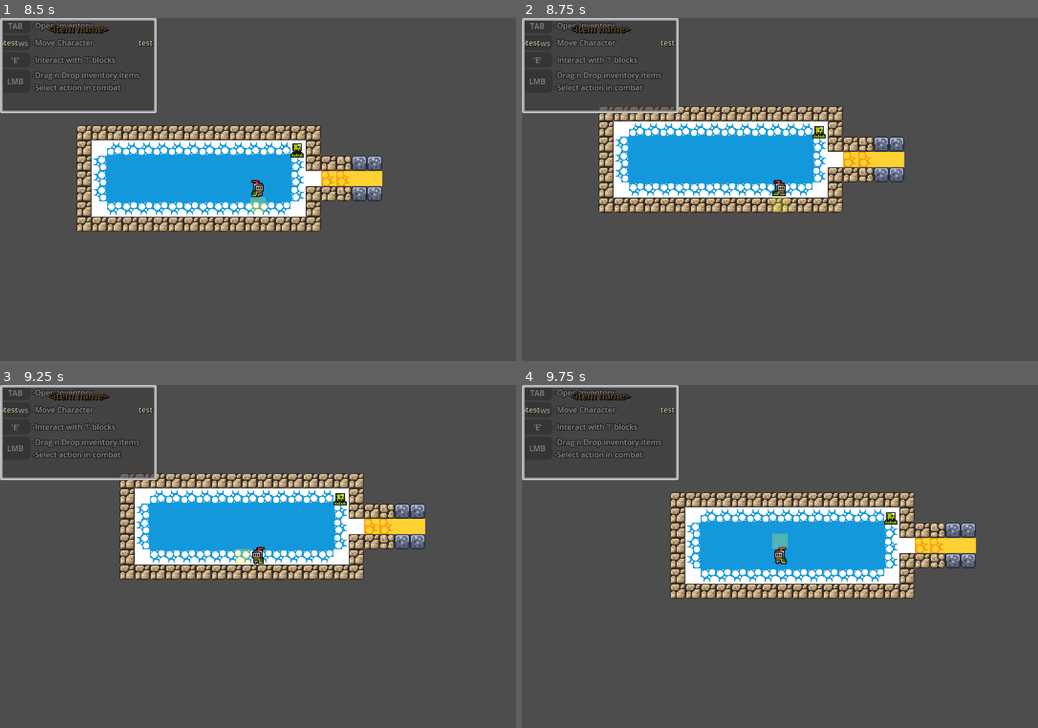
Above: before the commit, frames 1-4 (two rows, left to right).
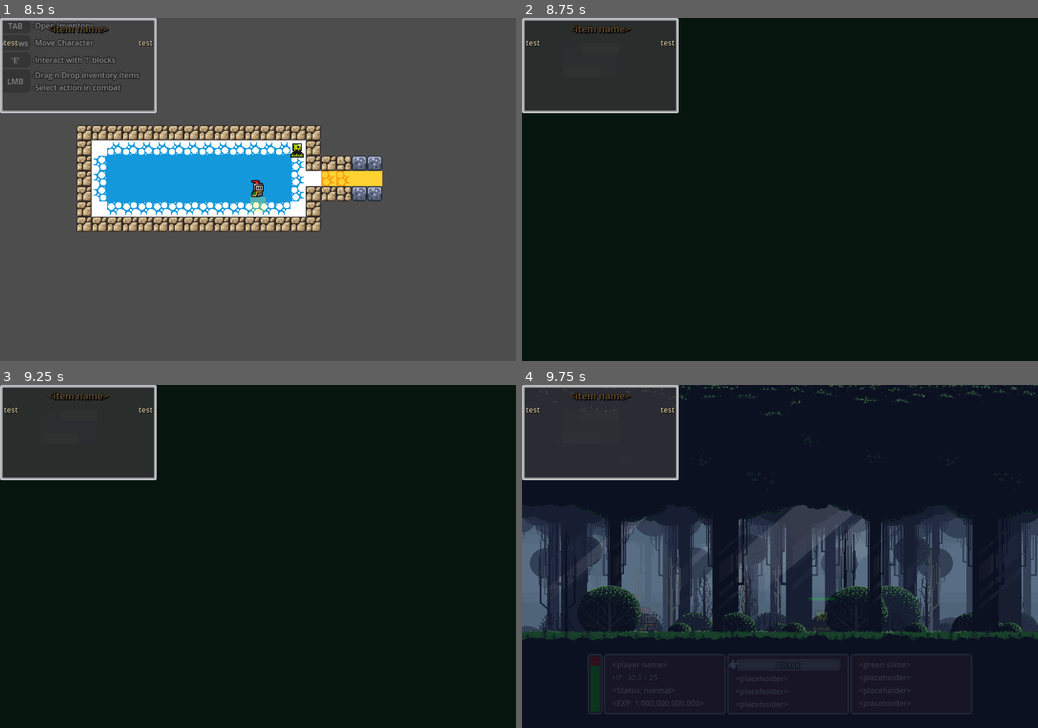
Above: after the commit, the same moments.

Repository: JosiahKey/new-beginnings-version-0.1.0
Game: Godot game, scene res://Scenes/main.tscn
Same seed, same stepped clock (60 frames per second), same inputs: the game is played once before the commit and once after it.
Inputs (mouse positions are in pixels of both pictures, inside the frame that each line leads up to):
- Up to frame 1 (8.5 s): tap Enter at 0.5 s; move the mouse to (371, 172) at 0.52 s; hold Right (ui_right) 0.53-1.28 s; hold E (Interact) 0.53-1.28 s; move the mouse to (154, 206) at 1.27 s; hold Down (ui_down) 1.28-2.03 s; tap E (Interact) every 1.5 s from 1.35 to 7.35 s; move the mouse to (309, 114) at 2.02 s; hold Right (ui_right) 2.03-2.78 s; hold E (Interact) 2.03-2.78 s; move the mouse to (232, 258) at 2.77 s; hold Up (ui_up) 2.78-3.53 s; move the mouse to (412, 240) at 3.52 s; hold E (Interact) 3.53-4.28 s; hold Left (ui_left) 3.53-5.03 s; move the mouse to (103, 138) at 4.27 s; move the mouse to (283, 189) at 5.02 s; hold Down (ui_down) 5.03-5.78 s; hold E (Interact) 5.03-5.78 s; move the mouse to (180, 103) at 5.77 s; hold Right (ui_right) 5.78-6.53 s; move the mouse to (371, 172) at 6.52 s; hold Up (ui_up) 6.53-7.28 s; hold E (Interact) 6.53-7.28 s; move the mouse to (154, 206) at 7.27 s; hold Right (ui_right) 7.28-8.03 s; move the mouse to (309, 114) at 8.02 s; hold Down (ui_down) from 8.03 s (still down); hold E (Interact) from 8.03 s (still down)
- Up to frame 2 (8.75 s): keep holding Down (ui_down); keep holding E (Interact)
- Up to frame 3 (9.25 s): move the mouse to (232, 625) at 8.77 s; release Down (ui_down) at 8.78 s; release E (Interact) at 8.78 s; hold Left (ui_left) from 8.78 s (still down); tap E (Interact) at 8.85 s
- Up to frame 4 (9.75 s): move the mouse to (934, 607) at 9.52 s; release Left (ui_left) at 9.53 s; hold Up (ui_up) from 9.53 s (still down); hold E (Interact) from 9.53 s (still down)

Frame 1 is identical in both runs. In frame 2, 97% of the frame differs, in the area x 0-100%, y 0-100%; in frame 3, 97%; in frame 4, 95%.
Error in both runs: Attempt to call function 'get_as_text' in base 'null instance' on a null instance. (res://Globals/player_data.gd:42)

Commit message:
player.gd updated with timer
-added healzone to home level
-added encounter timer to player

Diff:
--- a/Scenes/Levels/Level1.tscn
+++ b/Scenes/Levels/Level1.tscn
@@ -1,10 +1,9 @@
-[gd_scene load_steps=6 format=4 uid="uid://b3t2blau1p1jc"]
+[gd_scene load_steps=5 format=4 uid="uid://b3t2blau1p1jc"]
 
 [ext_resource type="TileSet" uid="uid://dtm3gfoo3dut3" path="res://Resources/Generic_Tile_Set.tres" id="1_xvio3"]
 [ext_resource type="PackedScene" uid="uid://pb7sopptyild" path="res://Scenes/Templates/next_level.tscn" id="2_bss6w"]
 [ext_resource type="PackedScene" uid="uid://dvqnvqyxj217n" path="res://Scenes/Templates/player.tscn" id="3_pi0gu"]
 [ext_resource type="PackedScene" uid="uid://bdwvpob8we7mh" path="res://Scenes/Templates/enemy_interactable.tscn" id="4_bss6w"]
-[ext_resource type="PackedScene" uid="uid://dfi0ps1qlcfw8" path="res://Scenes/Templates/heal_zone.tscn" id="5_kri6y"]
 
 [node name="Level1" type="Node2D"]
 
@@ -21,6 +20,3 @@
 
 [node name="enemy_interactable" parent="." instance=ExtResource("4_bss6w")]
 position = Vector2(151, -38)
-
-[node name="HealZone" parent="." instance=ExtResource("5_kri6y")]
-position = Vector2(161, 40)
--- a/Scenes/Levels/LevelHome.tscn
+++ b/Scenes/Levels/LevelHome.tscn
@@ -1,8 +1,9 @@
-[gd_scene load_steps=4 format=4 uid="uid://blwckghasknp4"]
+[gd_scene load_steps=5 format=4 uid="uid://blwckghasknp4"]
 
 [ext_resource type="TileSet" uid="uid://dtm3gfoo3dut3" path="res://Resources/Generic_Tile_Set.tres" id="1_l12ik"]
 [ext_resource type="PackedScene" uid="uid://dvqnvqyxj217n" path="res://Scenes/Templates/player.tscn" id="2_ldwcl"]
 [ext_resource type="PackedScene" uid="uid://pb7sopptyild" path="res://Scenes/Templates/next_level.tscn" id="3_ldwcl"]
+[ext_resource type="PackedScene" uid="uid://dfi0ps1qlcfw8" path="res://Scenes/Templates/heal_zone.tscn" id="4_34ql4"]
 
 [node name="LevelHome" type="Node2D"]
 
@@ -16,3 +17,7 @@
 position = Vector2(56, 40)
 scale = Vector2(2.9999988, 1)
 next_level = "Level3"
+
+[node name="HealZone" parent="." instance=ExtResource("4_34ql4")]
+position = Vector2(-64, -200)
+scale = Vector2(3.1599987, 3.6223752)
--- a/Scenes/Templates/player.tscn
+++ b/Scenes/Templates/player.tscn
@@ -113,3 +113,8 @@
 [node name="walk" type="AudioStreamPlayer" parent="."]
 stream = ExtResource("3_xh3qn")
 volume_db = -3.506
+
+[node name="Encounter" type="Timer" parent="."]
+wait_time = 8.0
+
+[connection signal="timeout" from="Encounter" to="." method="_on_encounter_timeout"]
--- a/Scripts/player.gd
+++ b/Scripts/player.gd
@@ -6,6 +6,9 @@
 
 # Movement speed
 var speed_factor = 100  # Set to 100
+
+#reference to encounter timer
+@onready var timer = $Encounter
 
 # Reference to the highlight ColorRects
 @onready var r_highlight = $R_highlight
@@ -17,6 +20,7 @@
 func _ready():
 	# Hide all highlights initially
 	update_highlight_visibility(Vector2.ZERO)
+	timer.start()
 
 func _physics_process(_delta):
 	if GameState.state != "Combat":
@@ -38,10 +42,12 @@
 		elif input_direction.x < 0:
 			player_sprite.flip_h = true
 
-		#Play anime
+		#Play anime && control timer
 		if input_direction == Vector2.ZERO:
 			player_sprite.play("idle")
+			timer.paused = true
 		else:
+			timer.paused = false
 			player_sprite.play("run")
 			if get_node("walk").playing == false:
 				get_node("walk").playing = true
@@ -74,3 +80,15 @@
 		d_highlight.visible = true  # Down
 	elif direction.y < 0:
 		u_highlight.visible = true  # Up
+
+
+func _on_encounter_timeout() -> void:
+	randomize()
+	timer.wait_time = randf_range(5.0, 10.0)
+	timer.paused = true
+	print("timer ended")
+	print("new timer = " + str(timer.wait_time))
+	AudioManager.change_song_to_combat("pokemon")
+	SignalBus.combat_entered.emit()
+	await get_tree().create_timer(0.5).timeout
+	SignalBus.enemy_encountered.emit()
